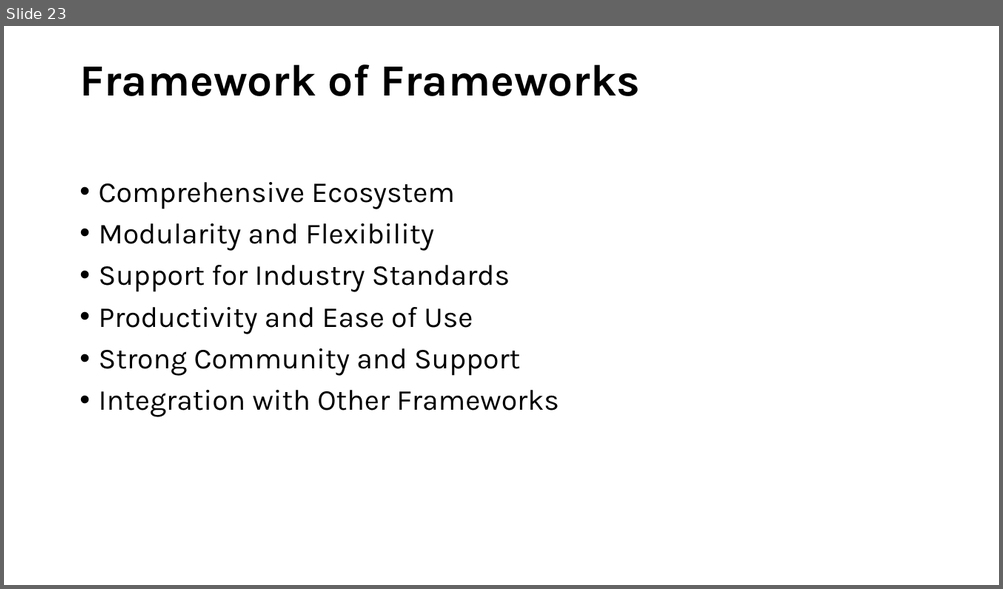
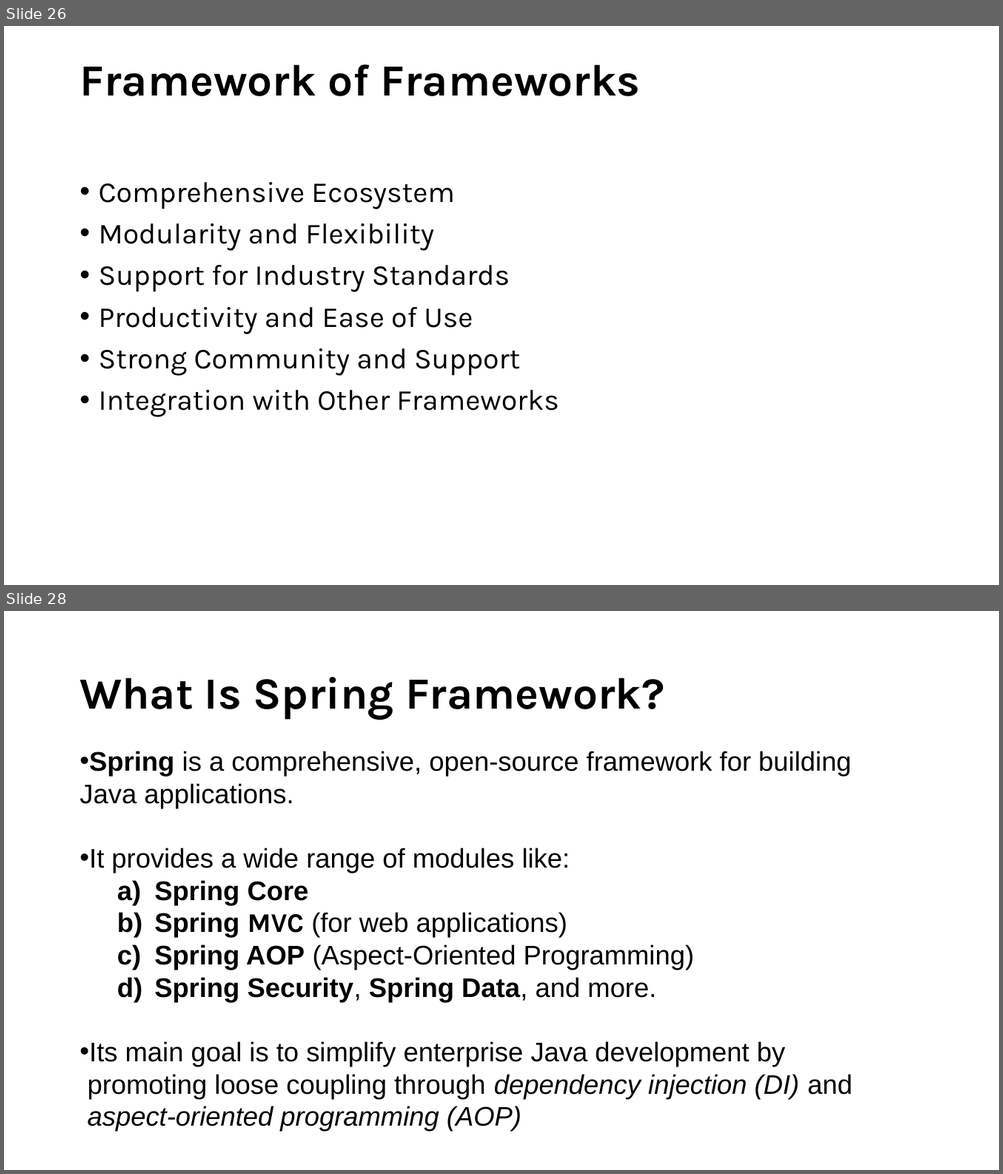
Before and after one commit to ProgrammingStairs/Hibernate-330pm, a slide deck: Spring Introduction.pptx. Shown one above the other, each under a label of ours: slide 23 before the commit, slides 26 and 28 after it; the slides between them are not shown. The pictures are 1003x589 and 1003x1174 pixels, drawn with LibreOffice and Linux fonts; fonts in the diff are those of the drawing. Boxes give left, top, right and bottom in pixels: in the first picture for what was removed or moved away, otherwise in the second. Text is boxed around its words. In the diff, an @@ line names an element or a change of style, - is before the commit and + after.

```diff
--- a/Spring Introduction.pptx
+++ b/Spring Introduction.pptx
@@ slide 28 added at bbox=[4, 611, 999, 1170], background #FFFFFF @@
@@ title added at bbox=[79, 677, 664, 720], 43 pt, text #000000, bold @@
+What Is Spring Framework?
@@ text added at bbox=[79, 751, 852, 1132], 26 pt, text #000000 @@
+• Spring is a comprehensive, open-source framework for building
+Java applications.
+• It provides a wide range of modules like:
+  a) Spring Core
+  b) Spring MVC (for web applications)
+  c) Spring AOP (Aspect-Oriented Programming)
+  d) Spring Security, Spring Data, and more.
+• Its main goal is to simplify enterprise Java development by
+promoting loose coupling through dependency injection (DI) and
+aspect-oriented programming (AOP)
@@ what was slide 23 is now slide 26 @@
```
Also in this commit, not shown: 3 slides changed, 9 other slides added.
